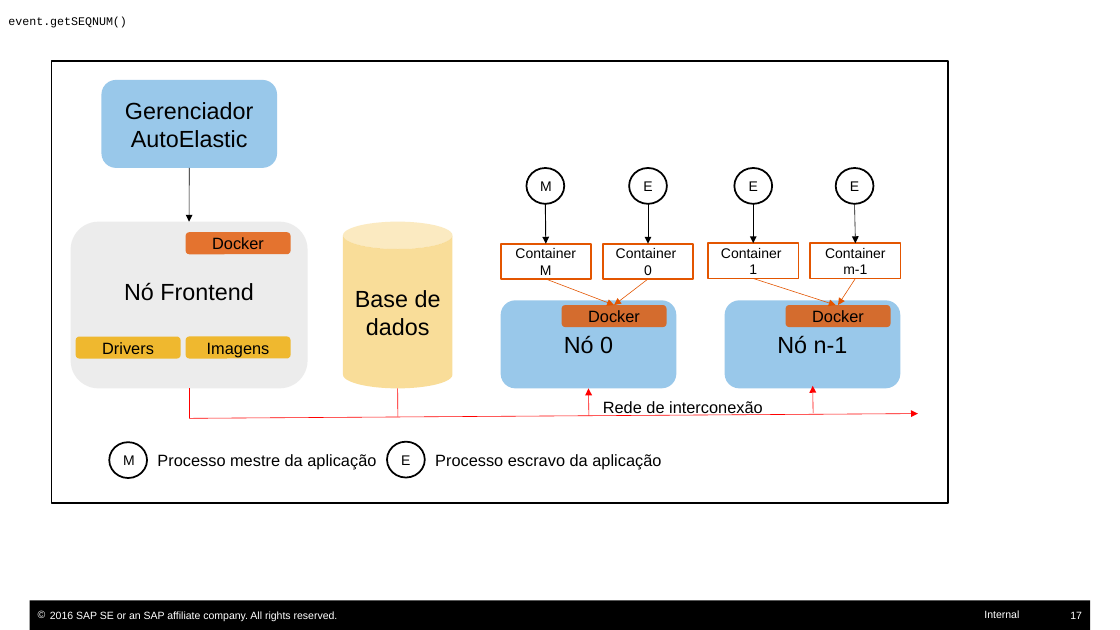
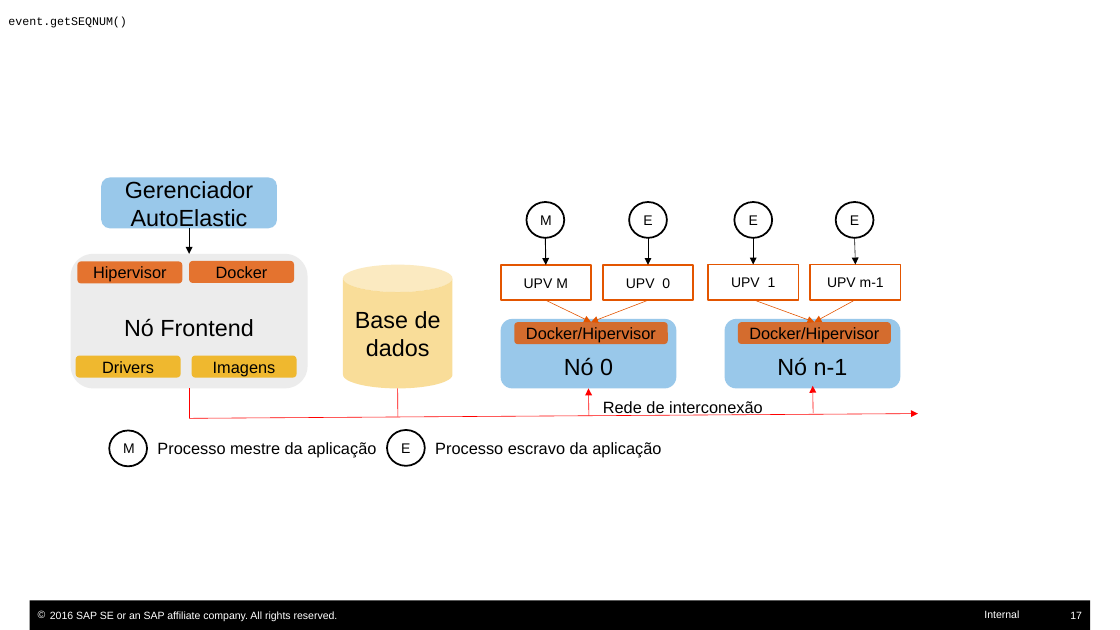
Before and after one commit to dbrauner/meuprojeto, a slide deck: slide 17 of Arquitetura.pptx. Drawn at 1120x630 pixels with LibreOffice and Linux fonts; fonts in the diff are those of the drawing. Boxes give left, top, right and bottom in pixels: in the first picture for what was removed or moved away, otherwise in the second. Text is boxed around its words. In the diff, an @@ line names an element or a change of style, - is before the commit and + after.

```diff
--- a/Arquitetura.pptx
+++ b/Arquitetura.pptx
@@ rectangle removed at [51, 60, 948, 502] @@
@@ rounded rectangle "Gerenciador AutoElastic": place and size @@
-rounded rectangle "Gerenciador AutoElastic" at [102, 80, 277, 168]
+rounded rectangle "Gerenciador AutoElastic" at [102, 177, 277, 228]
@@ 4 ellipses: place and size @@
-4 ellipses at [526, 168, 873, 204]
+4 ellipses at [526, 202, 873, 238]
@@ arrow moved from (189, 168) - (189, 222) to (189, 228) - (189, 254) @@
@@ arrow moved from (545, 204) - (546, 243) to (545, 238) - (546, 265) @@
@@ arrow moved from (648, 204) - (648, 243) to (648, 238) - (648, 265) @@
@@ arrow moved from (753, 204) - (753, 243) to (753, 238) - (753, 264) @@
@@ arrow moved from (855, 204) - (856, 243) to (855, 238) - (856, 264) @@
@@ rounded rectangle "Nó Frontend": place and size @@
-rounded rectangle "Nó Frontend" at [71, 222, 307, 389]
+rounded rectangle "Nó Frontend" at [71, 254, 307, 388]
@@ rounded rectangle added at [77, 261, 182, 283], fill #E35500 at 80% opacity, 14 pt, text #000000 @@
+Hipervisor
@@ rounded rectangle "Docker": place and size @@
-rounded rectangle "Docker" at [186, 232, 290, 254]
+rounded rectangle "Docker" at [189, 261, 294, 283]
@@ cylinder "Base de dados": place and size @@
-cylinder "Base de dados" at [343, 222, 452, 389]
+cylinder "Base de dados" at [343, 264, 452, 388]
@@ 4 rectangles, 1 rounded rectangle: place and size @@
-4 rectangles, 1 rounded rectangle at [76, 243, 901, 359]
+4 rectangles, 1 rounded rectangle at [76, 264, 901, 377]
@@ text in rectangle at [524, 278, 568, 288]: text changed @@
-Container M
+UPV M
@@ text in rectangle at [626, 278, 670, 288]: text changed @@
-Container 0
+UPV 0
@@ text in rectangle at [731, 277, 776, 287]: text changed @@
-Container 1
+UPV 1
@@ text in rectangle at [827, 277, 884, 287]: text changed @@
-Container m-1
+UPV m-1
@@ rounded rectangle "Nó 0": place and size @@
-rounded rectangle "Nó 0" at [500, 301, 676, 389]
+rounded rectangle "Nó 0" at [500, 319, 676, 389]
@@ rounded rectangle "Docker/Hipervisor": place and size @@
-rounded rectangle "Docker/Hipervisor" at [562, 305, 667, 327]
+rounded rectangle "Docker/Hipervisor" at [514, 322, 667, 344]
@@ text in rounded rectangle at [526, 327, 656, 343]: text changed @@
-Docker
+Docker/Hipervisor
@@ arrow moved from (546, 279) - (614, 305) to (546, 301) - (591, 322) @@
@@ arrow moved from (648, 279) - (614, 305) to (648, 301) - (591, 322) @@
@@ rounded rectangle "Nó n-1": place and size @@
-rounded rectangle "Nó n-1" at [725, 301, 900, 389]
+rounded rectangle "Nó n-1" at [725, 319, 900, 389]
@@ rounded rectangle "Docker/Hipervisor": place and size @@
-rounded rectangle "Docker/Hipervisor" at [785, 305, 890, 327]
+rounded rectangle "Docker/Hipervisor" at [738, 322, 891, 344]
@@ text in rounded rectangle at [749, 327, 879, 343]: text changed @@
-Docker
+Docker/Hipervisor
@@ arrow moved from (753, 279) - (835, 305) to (753, 300) - (814, 322) @@
@@ arrow moved from (856, 279) - (838, 305) to (856, 300) - (814, 322) @@
@@ rounded rectangle "Imagens": place and size @@
-rounded rectangle "Imagens" at [186, 337, 290, 359]
+rounded rectangle "Imagens" at [191, 355, 296, 377]
@@ 2 ellipses, 2 texts: place and size @@
-2 ellipses, 2 texts at [109, 442, 661, 478]
+2 ellipses, 2 texts at [109, 430, 661, 467]
```
Also in this commit, not shown: 1 slide added, 13 other files.
